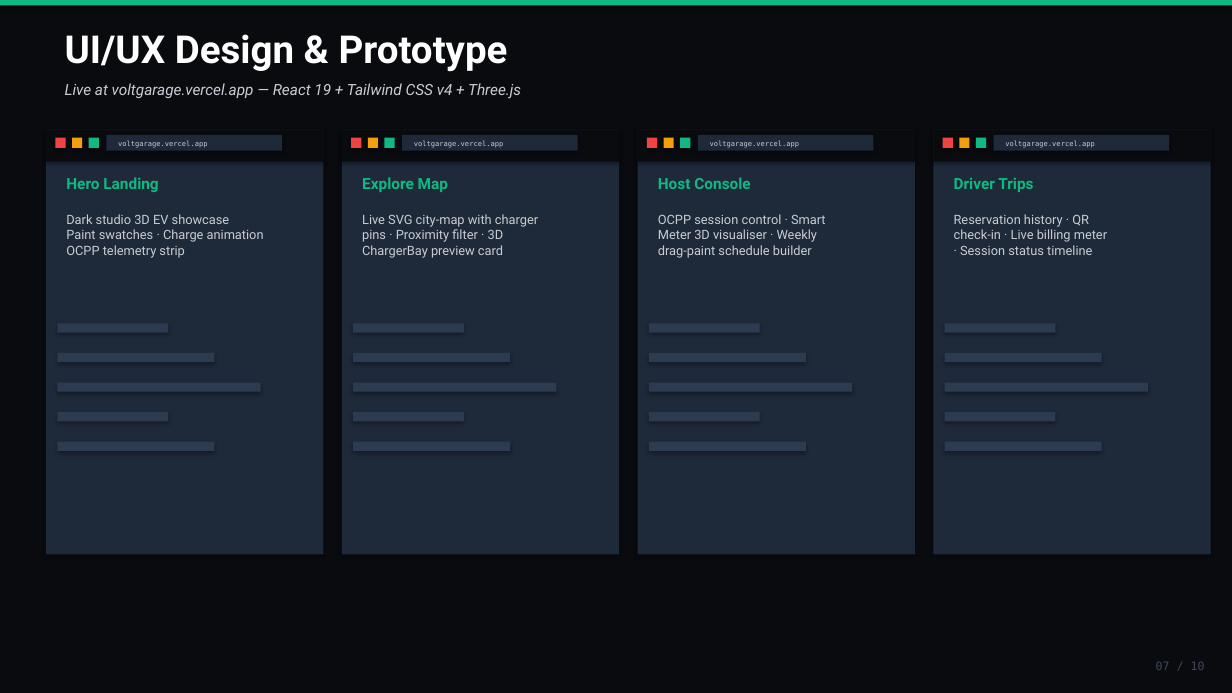
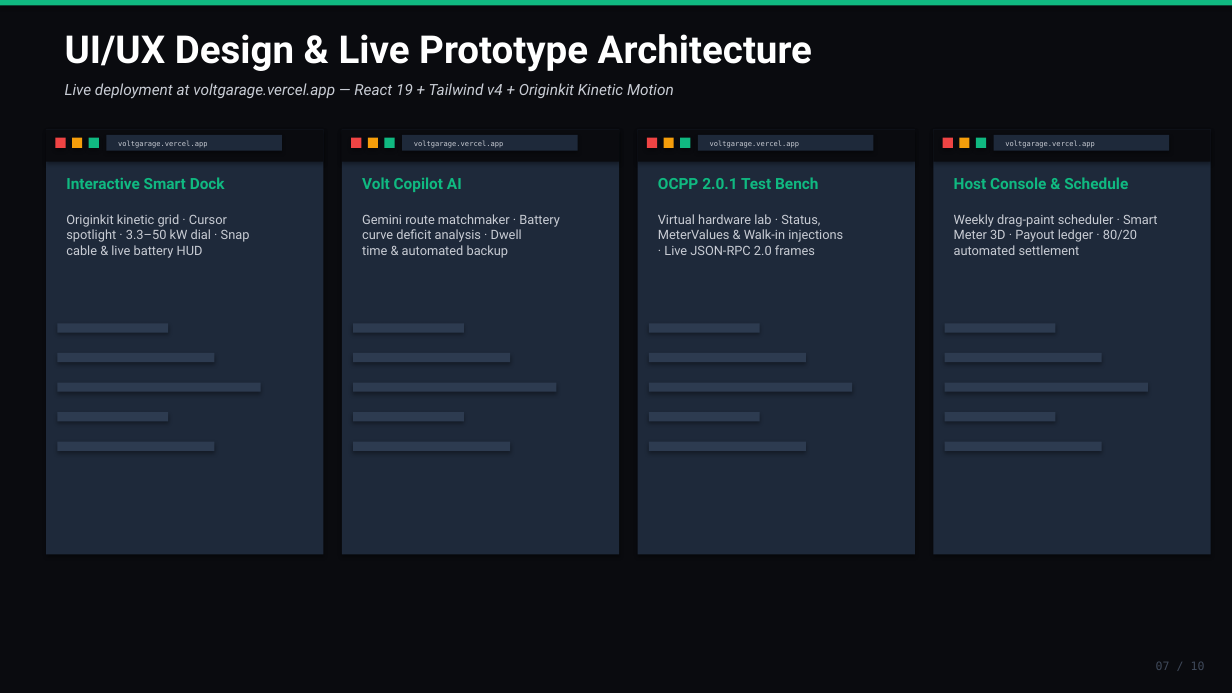
Before and after one commit to Imafrah/Volt-Garage, a slide deck: slide 7 of ImCharge_Techthon2026_Round2_GoodCode.pptx. Drawn at 1232x693 pixels with LibreOffice and Linux fonts; fonts in the diff are those of the drawing. Boxes give left, top, right and bottom in pixels: in the first picture for what was removed or moved away, otherwise in the second. Text is boxed around its words. In the diff, an @@ line names an element or a change of style, - is before the commit and + after.

Commit message:
docs(presentation): update 10-slide deck with Originkit kinetic dock, Gemini Volt Copilot, driveway idle fee engine, and OCPP test bench

```diff
--- a/ImCharge_Techthon2026_Round2_GoodCode.pptx
+++ b/ImCharge_Techthon2026_Round2_GoodCode.pptx
@@ text at bbox=[65, 34, 812, 72]: text changed @@
-UI/UX Design & Prototype
+UI/UX Design & Live Prototype Architecture
@@ text at bbox=[65, 83, 674, 99]: text changed @@
-Live at voltgarage.vercel.app — React 19 + Tailwind CSS v4 + Three.js
+Live deployment at voltgarage.vercel.app — React 19 + Tailwind v4 + Originkit Kinetic Motion
@@ text at bbox=[66, 177, 225, 189]: text changed @@
-Hero Landing
+Interactive Smart Dock
@@ text at bbox=[362, 177, 462, 192]: text changed @@
-Explore Map
+Volt Copilot AI
@@ text at bbox=[658, 177, 818, 189]: text changed @@
-Host Console
+OCPP 2.0.1 Test Bench
@@ text at bbox=[954, 177, 1128, 189]: text changed @@
-Driver Trips
+Host Console & Schedule
@@ text at bbox=[66, 214, 250, 258]: text changed @@
-Dark studio 3D EV showcase
-Paint swatches · Charge animation
-OCPP telemetry strip
+Originkit kinetic grid · Cursor
+spotlight · 3.3–50 kW dial · Snap
+cable & live battery HUD
@@ text at bbox=[362, 214, 560, 258]: text changed @@
-Live SVG city-map with charger
-pins · Proximity filter · 3D
-ChargerBay preview card
+Gemini route matchmaker · Battery
+curve deficit analysis · Dwell
+time & automated backup
@@ text at bbox=[658, 214, 843, 255]: text changed @@
-OCPP session control · Smart
-Meter 3D visualiser · Weekly
-drag-paint schedule builder
+Virtual hardware lab · Status,
+MeterValues & Walk-in injections
+· Live JSON-RPC 2.0 frames
@@ text at bbox=[954, 214, 1158, 255]: text changed @@
-Reservation history · QR
-check-in · Live billing meter
-· Session status timeline
+Weekly drag-paint scheduler · Smart
+Meter 3D · Payout ledger · 80/20
+automated settlement
```
Also in this commit, not shown: 8 other slides changed, 1 slide added, 1 slide removed.
